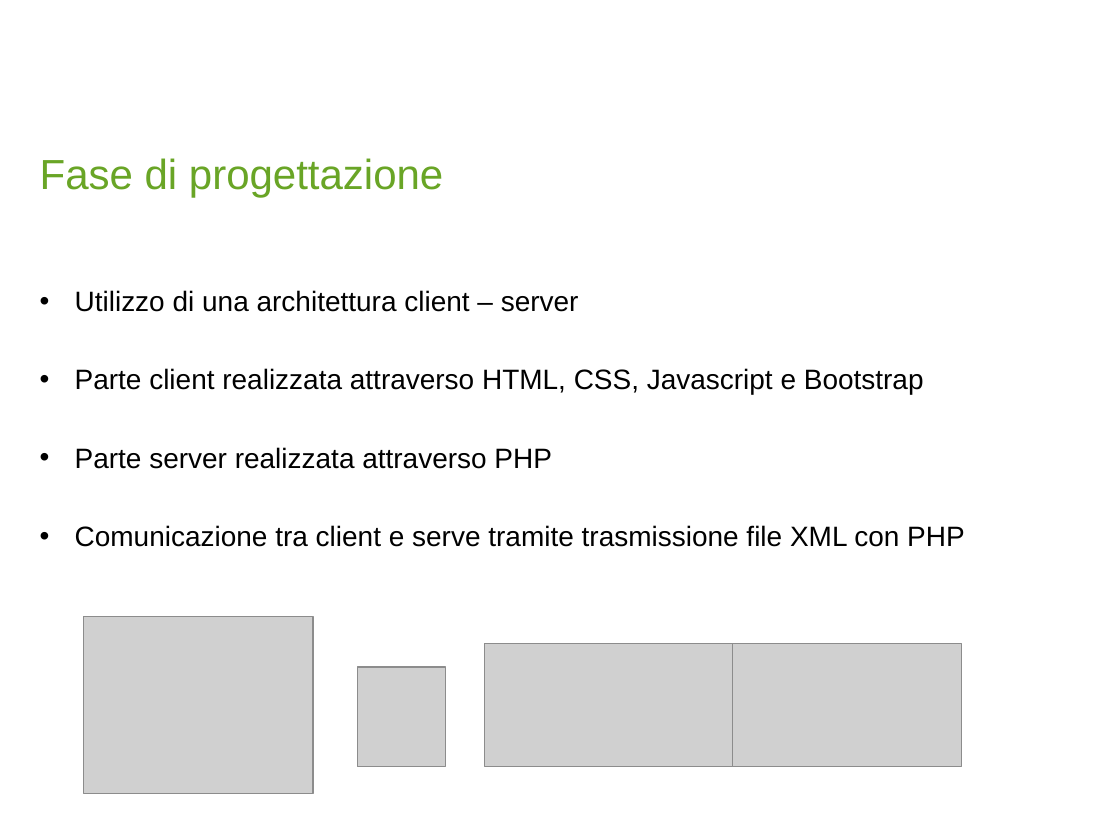
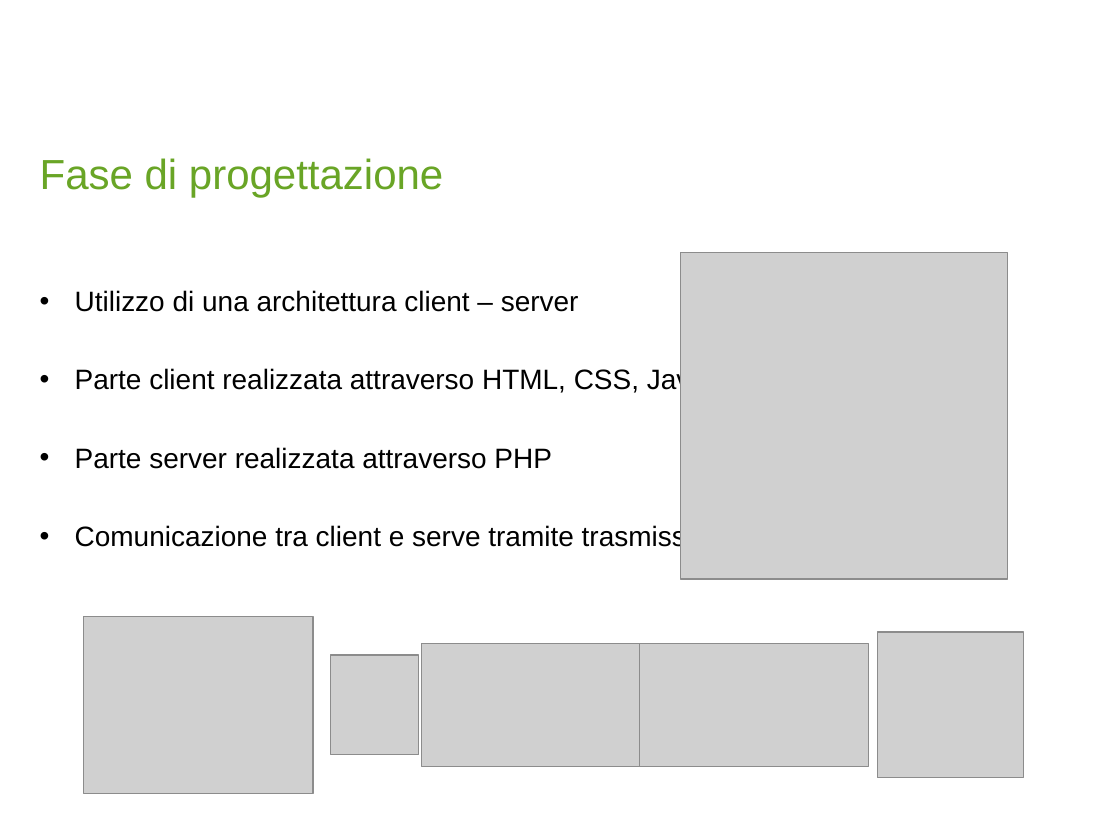
Before and after one commit to debonijonathan/ProgettoDiSemestre, a slide deck: slide 7 of presentazione/Presentazione_Progetti_di_Dipl.pptx. Drawn at 1120x840 pixels with LibreOffice and Linux fonts; fonts in the diff are those of the drawing; grey boxes stand for pictures; background and template pictures are left out. Boxes give left, top, right and bottom in pixels: in the first picture for what was removed or moved away, otherwise in the second. Text is boxed around its words. In the diff, an @@ line names an element or a change of style, - is before the commit and + after.

```diff
--- a/presentazione/Presentazione_Progetti_di_Dipl.pptx
+++ b/presentazione/Presentazione_Progetti_di_Dipl.pptx
@@ picture added at (x1=681, y1=252, x2=1008, y2=579) @@
@@ picture moved from (x1=357, y1=666, x2=446, y2=766) to (x1=330, y1=655, x2=419, y2=755) @@
@@ picture moved from (x1=485, y1=643, x2=732, y2=766) to (x1=422, y1=643, x2=670, y2=766) @@
@@ picture moved from (x1=732, y1=644, x2=962, y2=767) to (x1=640, y1=644, x2=869, y2=767) @@
@@ picture added at (x1=877, y1=632, x2=1023, y2=777) @@
```
Also in this commit, not shown: 5 other slides changed.
